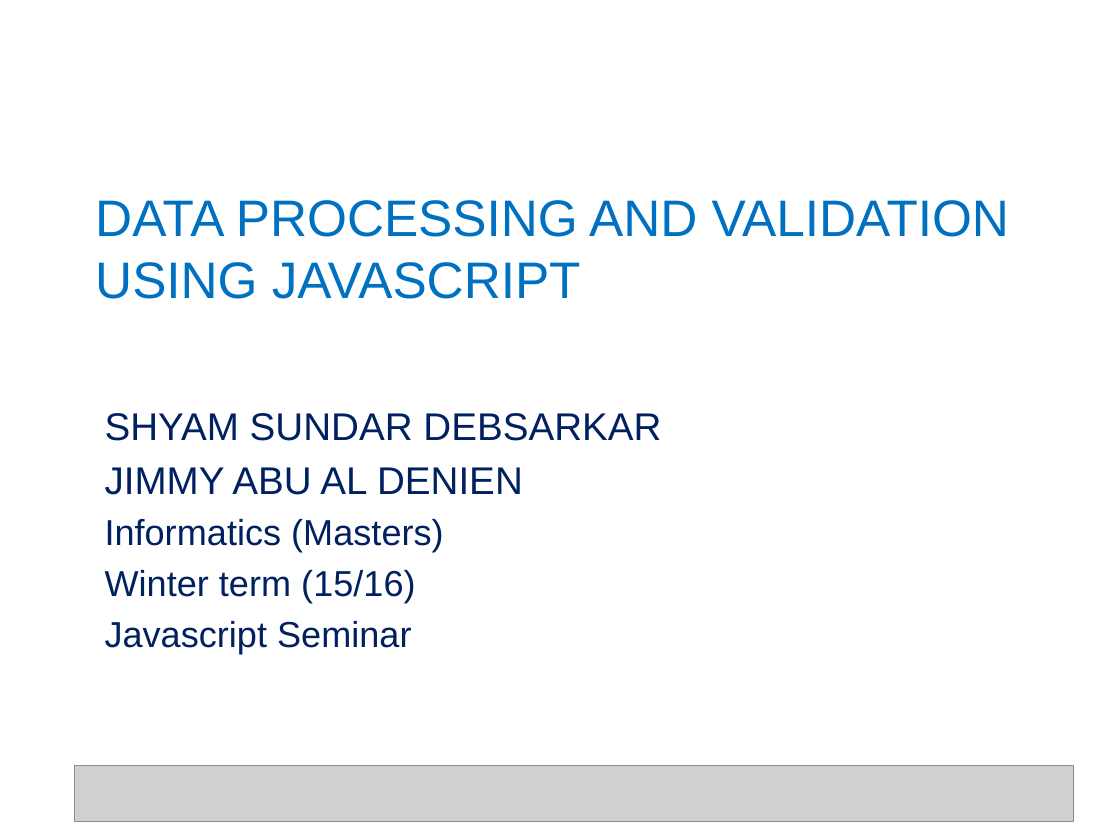
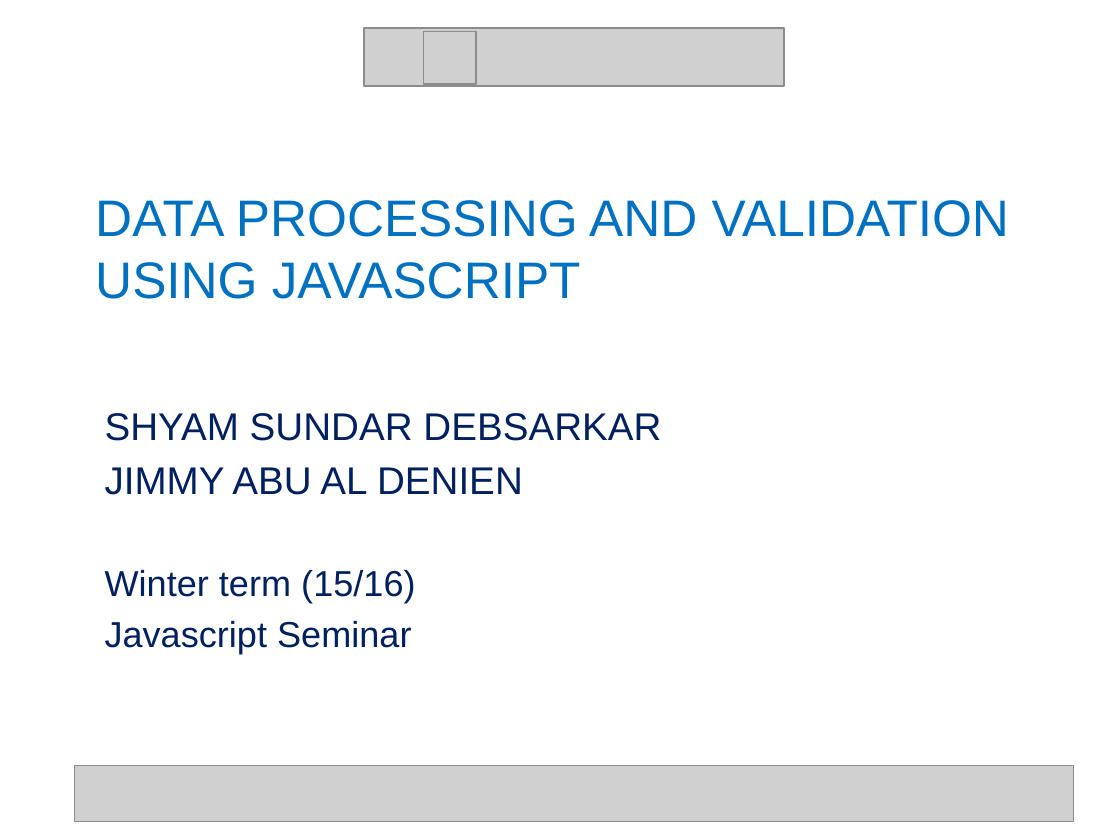
Before and after one commit to shyamTum/JavaScript, a slide deck: slide 1 of Final.pptx. Drawn at 1120x840 pixels with LibreOffice and Linux fonts; fonts in the diff are those of the drawing; grey boxes stand for pictures. Boxes give left, top, right and bottom in pixels: in the first picture for what was removed or moved away, otherwise in the second. Text is boxed around its words. In the diff, an @@ line names an element or a change of style, - is before the commit and + after.

```diff
--- a/Final.pptx
+++ b/Final.pptx
@@ picture added at (364,28,784,86) @@
@@ picture added at (423,31,476,84) @@
@@ subtitle at (105,519,443,552): paragraph removed @@
-Informatics (Masters)
```
Also in this commit, not shown: 10 other slides changed, 1 slide added, 1 other file.
